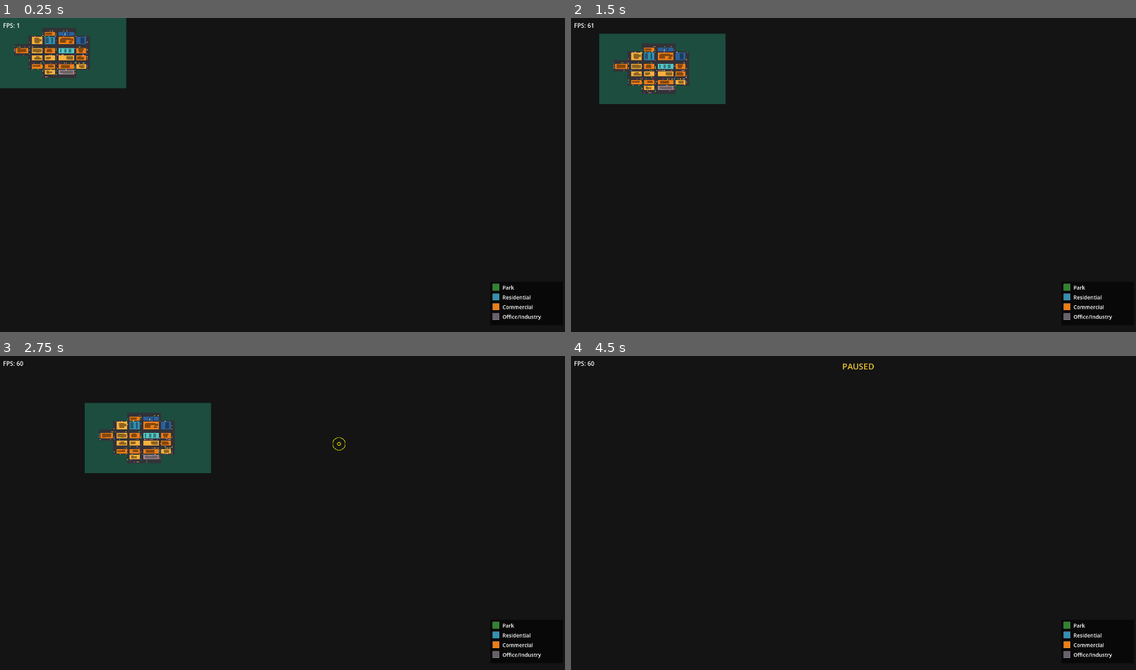
Above: before the commit, frames 1-4 (two rows, left to right).
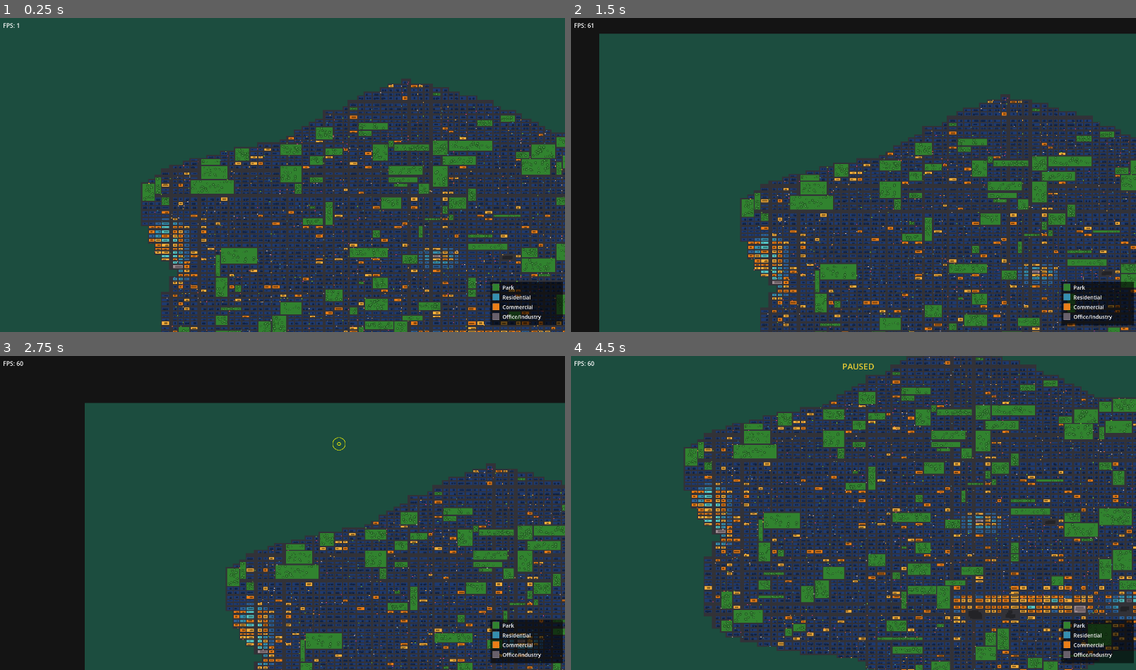
Above: after the commit, the same moments.

Repository: estebanm123/transit
Game: Godot game, scene res://Main.tscn
Same seed, same stepped clock (60 frames per second), same inputs: the game is played once before the commit and once after it.
Inputs (mouse positions are in pixels of both pictures, inside the frame that each line leads up to):
- Up to frame 1 (0.25 s): no input
- Up to frame 2 (1.5 s): tap Enter at 0.5 s; move the mouse to (977, 159) at 0.52 s; hold Shift 0.53-1.25 s; click (977, 159) at 0.67 s; tap Space at 0.77, 1.25 s; drag from (740, 190) to (825, 237) at 1.27 s
- Up to frame 3 (2.75 s): move the mouse to (339, 443) at 2.02 s; hold Shift from 2.03 s (still down); click (339, 443) at 2.17 s
- Up to frame 4 (4.5 s): release Shift at 2.75 s; drag from (825, 575) to (684, 465) at 2.77 s; move the mouse to (1023, 560) at 3.52 s; hold Shift 3.53-4.25 s; click (1023, 560) at 3.67 s; tap Space at 3.77 s; tap Enter at 4.25 s; drag from (684, 465) to (768, 434) at 4.27 s

The runs differ from the first frame. In frame 1, 95% of the frame differs, in the area x 0-100%, y 0-100%; in frame 2, 86%; in frame 3, 68%; in frame 4, 99%.

Commit message:
Scale up; big deadlock fixes

Diff:
--- a/City.gd
+++ b/City.gd
@@ -1,11 +1,10 @@
 class_name City extends RefCounted
 
-const MapW: int = 335
-const MapH: int = 187
+const MapW: int = 335 * 7
+const MapH: int = 187 * 7
 const Margin: int = 8
-const Cols: int = 8
-const Rows: int = 8
-const StreetW: int = 14
+const Cols: int = 8 * 15
+const Rows: int = 8 * 15
 
 const WArterial: float = 10.1
 const WCollector: float = 6.1
--- a/Traffic.gd
+++ b/Traffic.gd
@@ -1,6 +1,6 @@
 class_name Traffic extends RefCounted
 
-const CarCount: int = 100
+const CarCount: int = 1000
 const CarSpeedMin: float = 4.25
 const CarSpeedMax: float = 9.35
 const CarLength: float = 2.8
@@ -23,6 +23,7 @@
 const StopOffset: float = CarLength * 2.0
 const BrakingDistance: float = 18.0
 const IntersectionBoxDepth: float = StopOffset
+const ReservationReleaseEpsilon: float = 0.00001
 const NoIntersection: Vector2i = Vector2i(-1, -1)
 
 const ArterialSpeedMultiplier: float = 4.0
@@ -344,6 +345,18 @@
     return maxf(0.0, (prevLaneOffset - nextLaneOffset).dot(nextForward))
 
 
+func _getStopLineProgress(segLength: float) -> float:
+    return maxf(0.0, 1.0 - StopOffset / maxf(segLength, 0.5))
+
+
+func _getIntersectionBoxProgress(segLength: float) -> float:
+    return minf(1.0, IntersectionBoxDepth / maxf(segLength, 0.5))
+
+
+func _getReservationReleaseProgress(segLength: float) -> float:
+    return minf(_getIntersectionBoxProgress(segLength), _getStopLineProgress(segLength))
+
+
 func _spawnCar(city: City) -> Car:
     var isHorizontalSegment: bool = _rng.randf() < 0.5
     var fromVertStreet: int
@@ -424,13 +437,13 @@
         arriving = [Vector4i(v - 1, h, v, h), Vector4i(v + 1, h, v, h)]
     for key: Vector4i in departing:
         var tail: Car = _segmentMap.get(key, null)
-        if tail != null and tail.progress < IntersectionBoxDepth / tail.segLength:
+        if tail != null and tail.progress < _getIntersectionBoxProgress(tail.segLength):
             return false
     for key: Vector4i in arriving:
         var front: Car = _segmentFront.get(key, null)
         if front == null:
             continue
-        var stopLineT: float = 1.0 - StopOffset / front.segLength
+        var stopLineT: float = _getStopLineProgress(front.segLength)
         if front.progress > stopLineT \
                 or (front.progress >= stopLineT and front.currentSpeed > 0.0):
             return false
@@ -439,7 +452,25 @@
 
 func _carHoldsIntersection(car: Car, intersectionKey: Vector2i) -> bool:
     return car.reservedIntersection == intersectionKey \
-            and _intersectionLocks.get(intersectionKey, null) == car
+            and _getIntersectionLockOwner(intersectionKey) == car
+
+
+func _getIntersectionLockOwner(intersectionKey: Vector2i) -> Car:
+    var locker: Car = _intersectionLocks.get(intersectionKey, null)
+    if locker == null:
+        return null
+    if locker.reservedIntersection != intersectionKey:
+        _intersectionLocks.erase(intersectionKey)
+        return null
+    if locker.fromVertStreet != intersectionKey.x \
+            and locker.toVertStreet != intersectionKey.x:
+        _releaseIntersection(locker)
+        return null
+    if locker.fromHorzStreet != intersectionKey.y \
+            and locker.toHorzStreet != intersectionKey.y:
+        _releaseIntersection(locker)
+        return null
+    return locker
 
 
 func _exitHasBoxClearance(cameFromVertStreet: int, cameFromHorzStreet: int,
@@ -499,6 +530,10 @@
 
 
 func _claimIntersection(car: Car, intersectionKey: Vector2i) -> void:
+    if car.reservedIntersection != NoIntersection \
+            and car.reservedIntersection != intersectionKey \
+            and _intersectionLocks.get(car.reservedIntersection, null) == car:
+        _intersectionLocks.erase(car.reservedIntersection)
     _intersectionLocks[intersectionKey] = car
     car.reservedIntersection = intersectionKey
 
@@ -514,10 +549,15 @@
 func _releaseIntersectionIfCleared(car: Car) -> void:
     if car.reservedIntersection == NoIntersection:
         return
+    if car.toVertStreet == car.reservedIntersection.x \
+            and car.toHorzStreet == car.reservedIntersection.y:
+        return
     if car.fromVertStreet != car.reservedIntersection.x \
             or car.fromHorzStreet != car.reservedIntersection.y:
+        _releaseIntersection(car)
         return
-    if car.progress >= IntersectionBoxDepth / car.segLength:
+    var releaseThreshold: float = _getReservationReleaseProgress(car.segLength)
+    if car.progress + ReservationReleaseEpsilon >= releaseThreshold:
         _releaseIntersection(car)
 
 
@@ -526,7 +566,7 @@
 
     var lightKey := Vector2i(car.toVertStreet, car.toHorzStreet)
     var redLight: bool = _trafficLights.has(lightKey) and _isRedForCar(car, lightKey)
-    var stopT: float = maxf(0.0, 1.0 - StopOffset / car.segLength)
+    var stopT: float = _getStopLineProgress(car.segLength)
     var brakeStartT: float = stopT - BrakingDistance / car.segLength
     var projectedProgress: float = car.progress \
             + maxf(car.currentSpeed, car.desiredSpeed) * delta / car.segLength
@@ -546,7 +586,7 @@
             or car.progress > stopT \
             or projectedProgress > stopT
     if not redLight and needsIntersectionControl:
-        var locker: Car = _intersectionLocks.get(lightKey, null)
+        var locker: Car = _getIntersectionLockOwner(lightKey)
         if locker != null and locker != car:
             intersectionBlocked = true
         elif not holdsIntersection:
--- a/TrafficDebugger.gd
+++ b/TrafficDebugger.gd
@@ -1,4 +1,7 @@
 class_name TrafficDebugger extends RefCounted
+
+const ReleaseCmpEpsSmall: float = 0.000001
+const ReleaseCmpEpsLarge: float = 0.00001
 
 var _traffic: Traffic
 
@@ -13,6 +16,85 @@
                 _traffic._vertStreetX[car.toVertStreet], car.progress) + car.laneOffset.x,
         lerpf(_traffic._horzStreetY[car.fromHorzStreet],
                 _traffic._horzStreetY[car.toHorzStreet], car.progress) + car.laneOffset.y)
+
+
+func _carLabel(car: Traffic.Car) -> String:
+    return "(v%d,h%d)→(v%d,h%d) p=%.4f" % [
+            car.fromVertStreet, car.fromHorzStreet,
+            car.toVertStreet, car.toHorzStreet,
+            car.progress]
+
+
+func _intersectionLabel(intersectionKey: Vector2i) -> String:
+    if intersectionKey == Traffic.NoIntersection:
+        return "none"
+    return "(v%d,h%d)" % [intersectionKey.x, intersectionKey.y]
+
+
+func _getThresholdCompareInfo(value: float, threshold: float) -> Dictionary:
+    var delta: float = value - threshold
+    return {
+        "value": value,
+        "threshold": threshold,
+        "delta": delta,
+        "absDelta": absf(delta),
+        "exactPass": value >= threshold,
+        "smallEpsPass": value + ReleaseCmpEpsSmall >= threshold,
+        "largeEpsPass": value + ReleaseCmpEpsLarge >= threshold,
+    }
+
+
+func _getReservationDebugInfo(car: Traffic.Car) -> Dictionary:
+    var info: Dictionary = {
+        "holds": false,
+        "scope": "none",
+        "releaseState": "none",
+        "releaseThreshold": 0.0,
+        "rawClearThreshold": 0.0,
+        "stopThreshold": 0.0,
+        "releaseDelta": 0.0,
+        "releaseExactPass": false,
+        "releaseSmallEpsPass": false,
+        "releaseLargeEpsPass": false,
+        "releaseRuntimePass": false,
+        "releaseAbsDelta": 0.0,
+        "stopDelta": 0.0,
+        "stopExactPass": false,
+        "stopSmallEpsPass": false,
+    }
+    if car.reservedIntersection == Traffic.NoIntersection:
+        return info
+    info["holds"] = _traffic._carHoldsIntersection(car, car.reservedIntersection)
+    if car.reservedIntersection == Vector2i(car.toVertStreet, car.toHorzStreet):
+        info["scope"] = "current_intersection"
+        info["releaseState"] = "active_target"
+        return info
+    info["scope"] = "previous_intersection"
+    info["rawClearThreshold"] = _traffic._getIntersectionBoxProgress(car.segLength)
+    info["releaseThreshold"] = _traffic._getReservationReleaseProgress(car.segLength)
+    info["stopThreshold"] = _traffic._getStopLineProgress(car.segLength)
+    var releaseCmp: Dictionary = _getThresholdCompareInfo(car.progress, info["releaseThreshold"])
+    var stopCmp: Dictionary = _getThresholdCompareInfo(car.progress, info["stopThreshold"])
+    info["releaseDelta"] = releaseCmp["delta"]
+    info["releaseAbsDelta"] = releaseCmp["absDelta"]
+    info["releaseExactPass"] = releaseCmp["exactPass"]
+    info["releaseSmallEpsPass"] = releaseCmp["smallEpsPass"]
+    info["releaseLargeEpsPass"] = releaseCmp["largeEpsPass"]
+    info["releaseRuntimePass"] = car.progress + Traffic.ReservationReleaseEpsilon \
+            >= info["releaseThreshold"]
+    info["stopDelta"] = stopCmp["delta"]
+    info["stopExactPass"] = stopCmp["exactPass"]
+    info["stopSmallEpsPass"] = stopCmp["smallEpsPass"]
+    if car.fromVertStreet != car.reservedIntersection.x \
+            or car.fromHorzStreet != car.reservedIntersection.y:
+        info["releaseState"] = "segment_mismatch"
+    elif releaseCmp["exactPass"]:
+        info["releaseState"] = "eligible_now"
+    elif info["releaseRuntimePass"]:
+        info["releaseState"] = "eligible_epsilon"
+    else:
+        info["releaseState"] = "waiting_progress"
+    return info
 
 
 func debugCarsNear(worldPos: Vector2, radius: float) -> void:
@@ -115,26 +197,68 @@
         else:
             out.append("    light: none")
 
+        var reservationInfo: Dictionary = _getReservationDebugInfo(car)
         if car.reservedIntersection != Traffic.NoIntersection:
             out.append("    reservation: (v%d,h%d) held=%s" % [
                     car.reservedIntersection.x, car.reservedIntersection.y,
-                    str(_traffic._carHoldsIntersection(car, car.reservedIntersection))])
-            if car.reservedIntersection != lightKey:
-                var staleThreshold: float = Traffic.IntersectionBoxDepth / car.segLength
-                out.append("    reservationScope: previous_intersection clearThresh=%.4f staleNow=%s" % [
-                        staleThreshold, str(car.progress >= staleThreshold)])
+                    str(reservationInfo["holds"])])
+            if reservationInfo["scope"] == "previous_intersection":
+                var rawClearThreshold: float = _traffic._getIntersectionBoxProgress(car.segLength)
+                var releaseThreshold: float = _traffic._getReservationReleaseProgress(car.segLength)
+                var stopThreshold: float = _traffic._getStopLineProgress(car.segLength)
+                out.append(
+                    "    reservationScope: previous_intersection releaseThresh=%.4f rawClear=%.4f nextStop=%.4f overlap=%s delta=%.6f releaseState=%s" % [
+                    releaseThreshold, rawClearThreshold, stopThreshold,
+                    str(rawClearThreshold > stopThreshold),
+                    reservationInfo["releaseDelta"],
+                    reservationInfo["releaseState"]])
+                out.append(
+                    "    releaseCmp: prog=%.9f release=%.9f stop=%.9f absDelta=%.9g exact=%s eps1e-6=%s eps1e-5=%s stopExact=%s stopEps1e-6=%s" % [
+                    car.progress,
+                    releaseThreshold,
+                    stopThreshold,
+                    reservationInfo["releaseAbsDelta"],
+                    str(reservationInfo["releaseExactPass"]),
+                    str(reservationInfo["releaseSmallEpsPass"]),
+                    str(reservationInfo["releaseLargeEpsPass"]),
+                    str(reservationInfo["stopExactPass"]),
+                    str(reservationInfo["stopSmallEpsPass"])])
+            elif reservationInfo["scope"] == "current_intersection":
+                out.append("    reservationScope: current_intersection state=%s" % [
+                        reservationInfo["releaseState"]])
         else:
             out.append("    reservation: none")
-        var lockOwner: Traffic.Car = _traffic._intersectionLocks.get(lightKey, null)
+        var lockOwner: Traffic.Car = _traffic._getIntersectionLockOwner(lightKey)
         if lockOwner != null:
             out.append("    lockOwner: seg=(v%d,h%d)→(v%d,h%d) prog=%.4f self=%s" % [
                     lockOwner.fromVertStreet, lockOwner.fromHorzStreet,
                     lockOwner.toVertStreet, lockOwner.toHorzStreet,
                     lockOwner.progress, str(lockOwner == car)])
+            if lockOwner != car:
+                var ownerTarget := Vector2i(lockOwner.toVertStreet, lockOwner.toHorzStreet)
+                var ownerLockOwner: Traffic.Car = _traffic._getIntersectionLockOwner(ownerTarget)
+                var ownerReservationInfo: Dictionary = _getReservationDebugInfo(lockOwner)
+                out.append(
+                        "    lockChain: ownerTarget=%s ownerRes=%s ownerState=%s mutual=%s" % [
+                        _intersectionLabel(ownerTarget),
+                        _intersectionLabel(lockOwner.reservedIntersection),
+                        ownerReservationInfo["releaseState"],
+                        str(ownerLockOwner == car)])
+                if ownerReservationInfo["scope"] == "previous_intersection":
+                    out.append(
+                            "    lockChainRelease: ownerDelta=%.6f ownerHeld=%s" % [
+                            ownerReservationInfo["releaseDelta"],
+                            str(ownerReservationInfo["holds"])])
+                    out.append(
+                            "    lockChainCmp: ownerAbsDelta=%.9g ownerExact=%s ownerEps1e-6=%s ownerEps1e-5=%s" % [
+                            ownerReservationInfo["releaseAbsDelta"],
+                            str(ownerReservationInfo["releaseExactPass"]),
+                            str(ownerReservationInfo["releaseSmallEpsPass"]),
+                            str(ownerReservationInfo["releaseLargeEpsPass"])])
         else:
             out.append("    lockOwner: none")
 
-        var stopT: float = maxf(0.0, 1.0 - Traffic.StopOffset / car.segLength)
+        var stopT: float = _traffic._getStopLineProgress(car.segLength)
         var brakeStartT: float = stopT - Traffic.BrakingDistance / car.segLength
         var projectedProgress: float = car.progress \
             + maxf(car.currentSpeed, car.desiredSpeed) * _traffic._lastDelta / car.segLength
@@ -156,7 +280,7 @@
         elif not needsIntersectionControl:
             intCheckStatus = "no(stopline)"
         else:
-            var locker: Traffic.Car = _traffic._intersectionLocks.get(lightKey, null)
+            var locker: Traffic.Car = _traffic._getIntersectionLockOwner(lightKey)
             if locker != null and locker != car:
                 intersectionBlocked = true
                 intCheckStatus = "locked"
@@ -249,7 +373,7 @@
             if tail == null:
                 out.append("      depart (%d,%d)→(%d,%d): empty" % [key.x, key.y, key.z, key.w])
             else:
-                var bT: float = Traffic.IntersectionBoxDepth / tail.segLength
+                var bT: float = _traffic._getIntersectionBoxProgress(tail.segLength)
                 out.append(
                         ("      depart (%d,%d)→(%d,%d): tail.prog=%.4f spd=%.2f" \
                         + " boxThresh=%.4f inBox=%s moving=%s → %s") % [
@@ -263,7 +387,7 @@
             if front == null:
                 out.append("      arrive (%d,%d)→(%d,%d): empty" % [key.x, key.y, key.z, key.w])
             else:
-                var slT: float = 1.0 - Traffic.StopOffset / front.segLength
+                var slT: float = _traffic._getStopLineProgress(front.segLength)
                 var pastStop: bool = front.progress >= slT
                 out.append(
                         ("      arrive (%d,%d)→(%d,%d): front.prog=%.4f spd=%.2f" \
@@ -313,6 +437,54 @@
         out.append("  none")
 
     out.append("")
+    out.append("--- Lock Cycles ---")
+    var anyCycle: bool = false
+    var seenCycles: Dictionary = {}
+    for car: Traffic.Car in nearby:
+        var lightKey := Vector2i(car.toVertStreet, car.toHorzStreet)
+        var lockOwner: Traffic.Car = _traffic._getIntersectionLockOwner(lightKey)
+        if lockOwner == null or lockOwner == car:
+            continue
+        var ownerTarget := Vector2i(lockOwner.toVertStreet, lockOwner.toHorzStreet)
+        if _traffic._getIntersectionLockOwner(ownerTarget) != car:
+            continue
+        var carId: int = car.get_instance_id()
+        var ownerId: int = lockOwner.get_instance_id()
+        var cycleKey: String = "%d:%d" % [mini(carId, ownerId), maxi(carId, ownerId)]
+        if seenCycles.has(cycleKey):
+            continue
+        seenCycles[cycleKey] = true
+        anyCycle = true
+        var carReservationInfo: Dictionary = _getReservationDebugInfo(car)
+        var ownerReservationInfo: Dictionary = _getReservationDebugInfo(lockOwner)
+        var epsilonCycle: bool = carReservationInfo["releaseRuntimePass"] \
+            and ownerReservationInfo["releaseRuntimePass"] \
+            and not carReservationInfo["releaseExactPass"] \
+            and not ownerReservationInfo["releaseExactPass"]
+        out.append("  mutual_lock: %s target=%s  ↔  %s target=%s" % [
+                _carLabel(car), _intersectionLabel(lightKey),
+                _carLabel(lockOwner), _intersectionLabel(ownerTarget)])
+        out.append(
+                "    A release=%s delta=%.6f held=%s  B release=%s delta=%.6f held=%s" % [
+                carReservationInfo["releaseState"],
+                carReservationInfo["releaseDelta"],
+                str(carReservationInfo["holds"]),
+                ownerReservationInfo["releaseState"],
+                ownerReservationInfo["releaseDelta"],
+                str(ownerReservationInfo["holds"])])
+        out.append(
+                "    cycleCmp: epsilonDeadlock=%s A(abs=%.9g exact=%s eps1e-6=%s) B(abs=%.9g exact=%s eps1e-6=%s)" % [
+                str(epsilonCycle),
+                carReservationInfo["releaseAbsDelta"],
+                str(carReservationInfo["releaseExactPass"]),
+                str(carReservationInfo["releaseSmallEpsPass"]),
+                ownerReservationInfo["releaseAbsDelta"],
+                str(ownerReservationInfo["releaseExactPass"]),
+                str(ownerReservationInfo["releaseSmallEpsPass"])])
+    if not anyCycle:
+        out.append("  none")
+
+    out.append("")
     out.append("--- Intersections in radius ---")
     var anyLight: bool = false
     for lightKey: Vector2i in _traffic._trafficLights:
Not shown, changed: AGENTS.md
Not shown, added: Main.tscn16756676520.tmp
Not shown, added: Main.tscn16765222667.tmp
Not shown, added: Main.tscn16770606951.tmp
Not shown, added: Main.tscn16776970717.tmp
Not shown, added: Main.tscn17324751385.tmp
